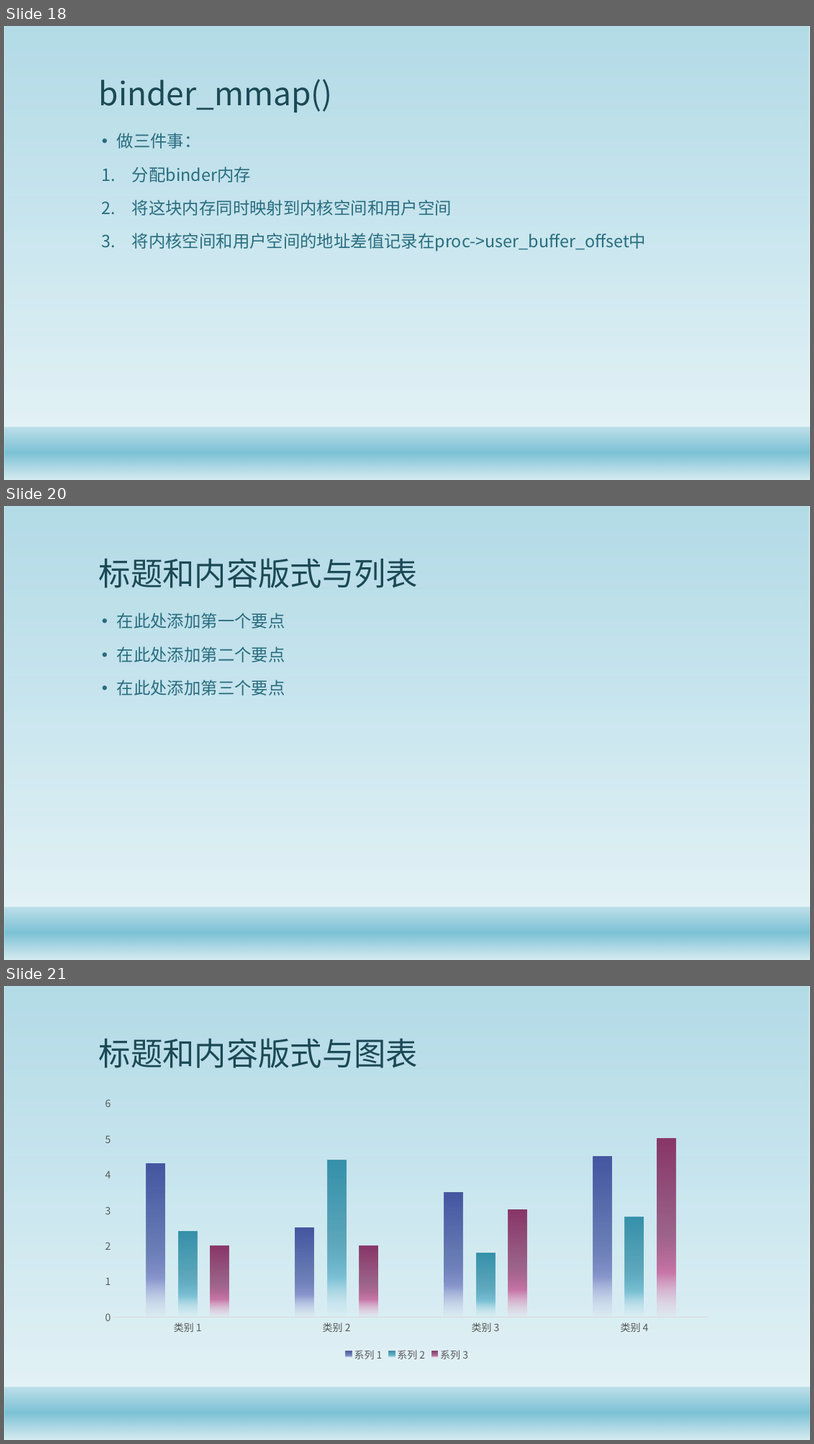
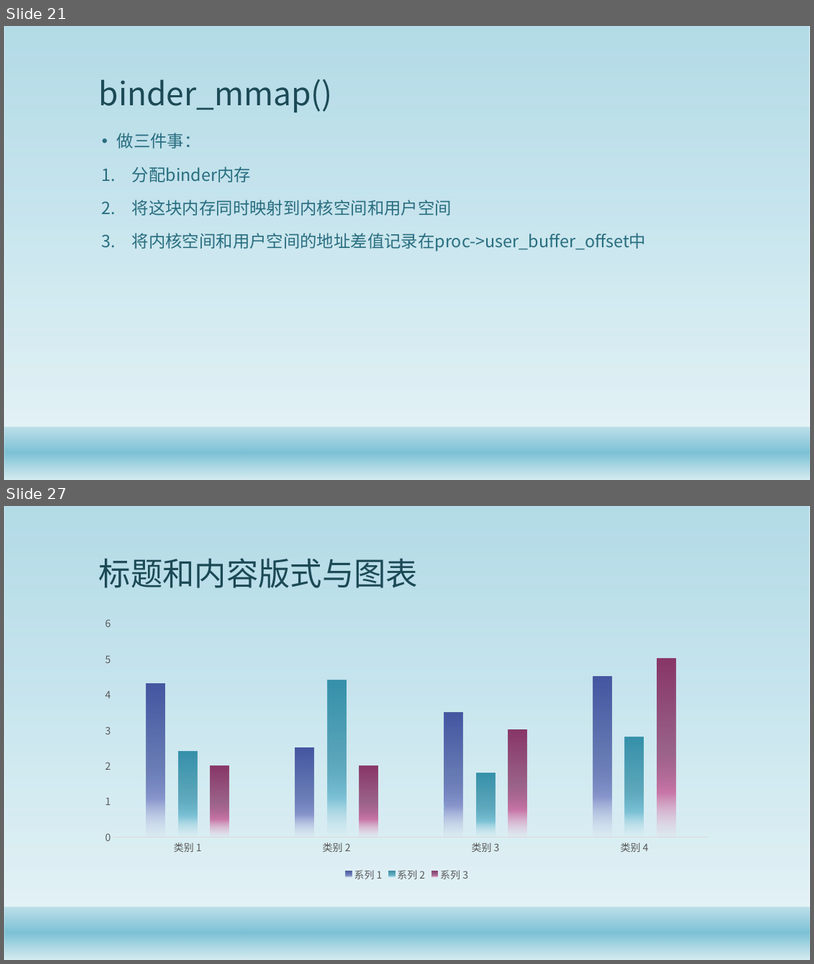
Before and after one commit to gaozhuo/binder-, a slide deck: 技术分享.pptx. Shown one above the other, each under a label of ours: slides 18, 20 and 21 before the commit, slides 21 and 27 after it; the slides between them are not shown. The pictures are 814x1444 and 814x964 pixels, drawn with LibreOffice and Linux fonts; fonts in the diff are those of the drawing; background and template pictures are left out. Boxes give left, top, right and bottom in pixels: in the first picture for what was removed or moved away, otherwise in the second. Text is boxed around its words. In the diff, an @@ line names an element or a change of style, - is before the commit and + after.

```diff
--- a/技术分享.pptx
+++ b/技术分享.pptx
@@ slide 20 removed at <box>4,506,810,960</box>, background #FFFFFF; not listed: 2 template elements that a slide beside it also shows @@
@@ title removed at <box>99,558,418,588</box> @@
-标题和内容版式与列表
@@ text removed at <box>117,613,286,695</box> @@
-• 在此处添加第一个要点
-• 在此处添加第二个要点
-• 在此处添加第三个要点
@@ what was slide 18 is now slide 21 @@
@@ what was slide 21 is now slide 27 @@
```
Also in this commit, not shown: 2 slides changed, 13 slides added, 6 other slides removed, 3 other files.
